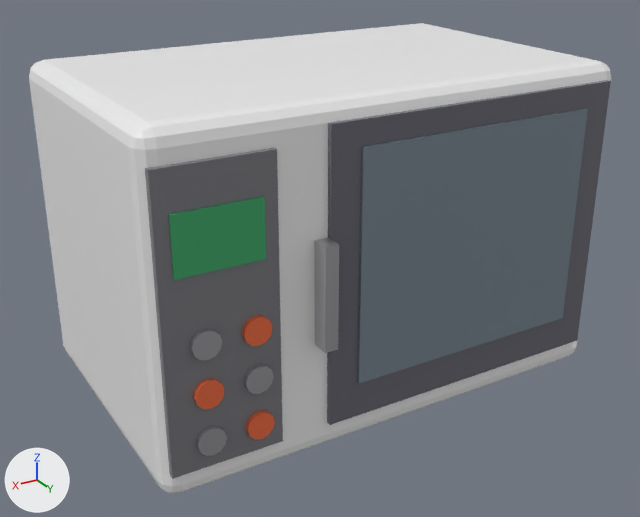
Before and after pictures for a commit that changed the FBX model assets/items/Microwave.fbx.
Before and after are seen from a 50 mm camera at (1.365, 2.278, 0.998) aimed at (0.035, 0.062, -0.11). Every picture has the same lights, and +X, +Y and +Z are marked at lower left. The picture after the commit comes second. Where no turn or scale is listed for an object, it has been applied to the vertices.

Objects in the first picture: 'Body', 'Button', 'Button.001', 'Button.002', 'Button.003', 'Button.004', 'Button.005', 'Display', 'Door', 'DoorHandle', 'Glass', 'Panel'.
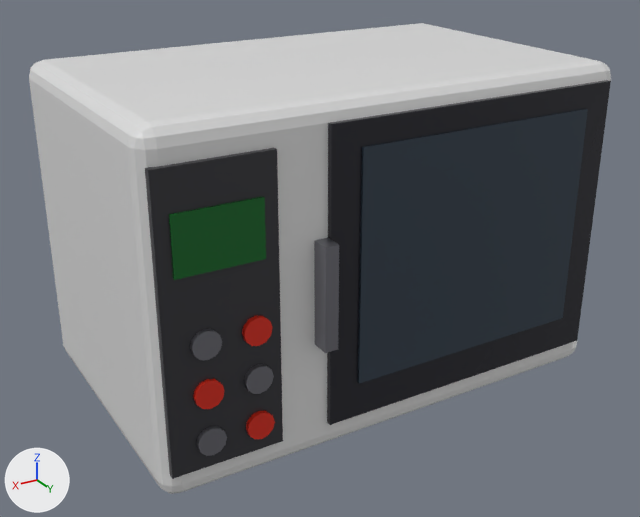
Where the newer file only moved an object's origin or applied its transform, the numbers keep the older frame.

Location of each change, [x1, y1, x2, y2] in pixels of the pictures (640 x 517 px):
'Glass', surface changed (darker): [358, 108, 588, 383] in both
'Panel', surface changed (grey to black): [145, 148, 283, 479] in both
'Door', surface changed (darker): [327, 80, 611, 425] in both
'Display', surface changed (darker): [169, 196, 266, 280] in both
'DoorHandle', surface changed (darker): [314, 238, 339, 353] in both
'Button.001', surface changed (darker): [190, 329, 222, 360] in both
'Button.003', surface changed (darker): [193, 379, 225, 409] in both
'Button', surface changed (darker): [242, 316, 273, 346] in both
'Button.005', surface changed (darker): [196, 426, 227, 456] in both
'Button.002', surface changed (darker): [244, 364, 274, 394] in both
'Button.004', surface changed (darker): [246, 410, 275, 439] in both

Patch to the scene script:
```diff
--- a/assets/items/Microwave.fbx.py
+++ b/assets/items/Microwave.fbx.py
@@ img_microwave_panel_flat @@
+img_microwave_panel_flat = load_image('Microwave_Panel_flat', '_unpacked/Microwave_Panel_flat', 4, 4, 'sRGB')
@@ img_microwave_handle_flat @@
+img_microwave_handle_flat = load_image('Microwave_Handle_flat', '_unpacked/Microwave_Handle_flat', 4, 4, 'sRGB')
@@ img_microwave_display_flat @@
+img_microwave_display_flat = load_image('Microwave_Display_flat', '_unpacked/Microwave_Display_flat', 4, 4, 'sRGB')
@@ img_microwave_button_flat @@
+img_microwave_button_flat = load_image('Microwave_Button_flat', '_unpacked/Microwave_Button_flat', 4, 4, 'sRGB')
@@ img_microwave_door_flat @@
+img_microwave_door_flat = load_image('Microwave_Door_flat', '_unpacked/Microwave_Door_flat', 4, 4, 'sRGB')
@@ img_microwave_glass_flat @@
+img_microwave_glass_flat = load_image('Microwave_Glass_flat', '_unpacked/Microwave_Glass_flat', 4, 4, 'sRGB')
@@ mat_button @@
 mat_button = principled_material('Button')
-mat_button.base_color = (0.85, 0.15, 0.05)  # orange #ed6c3f
+mat_button.texture = img_microwave_button_flat  # with its transparency
@@ mat_handle @@
 mat_handle = principled_material('Handle')
-mat_handle.base_color = (0.55, 0.55, 0.58)  # light grey #c4c4c8
+mat_handle.texture = img_microwave_handle_flat  # with its transparency
 mat_handle.metallic = 0.8
@@ mat_door @@
 mat_door = principled_material('Door')
-mat_door.base_color = (0.15, 0.15, 0.18)  # grey #6c6c76
+mat_door.texture = img_microwave_door_flat  # with its transparency
 mat_door.metallic = 0.1
@@ mat_glass @@
 mat_glass = principled_material('Glass')
-mat_glass.base_color = (0.2, 0.25, 0.3)  # greyish blue #7c8995
+mat_glass.texture = img_microwave_glass_flat  # with its transparency
 mat_glass.roughness = 0.05
@@ mat_panel @@
 mat_panel = principled_material('Panel')
-mat_panel.base_color = (0.2, 0.2, 0.22)  # grey #7c7c81
+mat_panel.texture = img_microwave_panel_flat  # with its transparency
 mat_panel.roughness = 0.4
@@ mat_display @@
 mat_display = principled_material('Display')
-mat_display.base_color = (0.05, 0.4, 0.15)  # green #3faa6c
+mat_display.texture = img_microwave_display_flat  # with its transparency
 mat_display.roughness = 0.2
```
